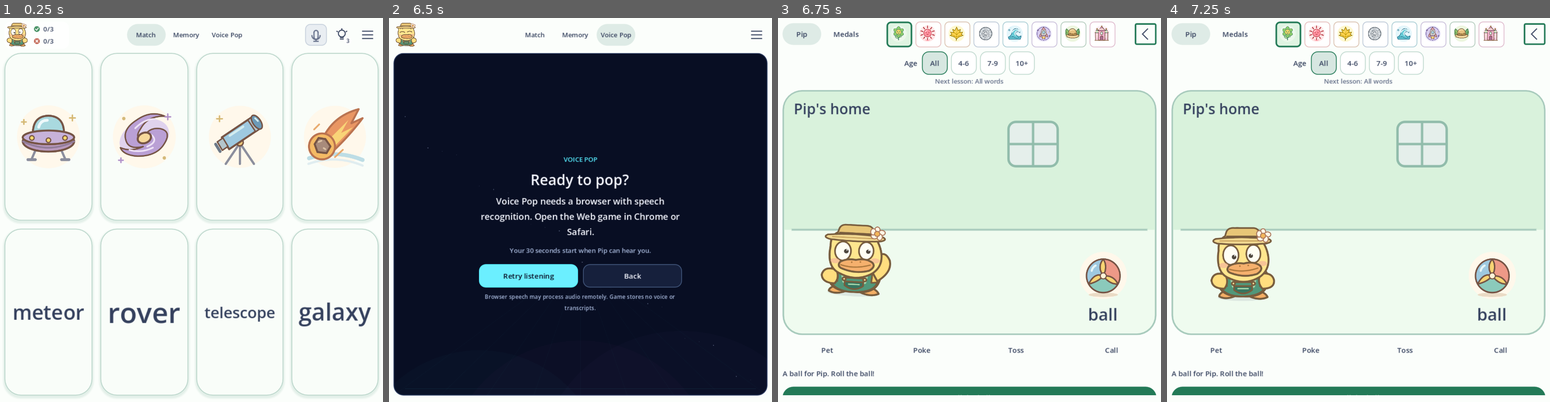
Above: before the commit, frames 1-4 (left to right).
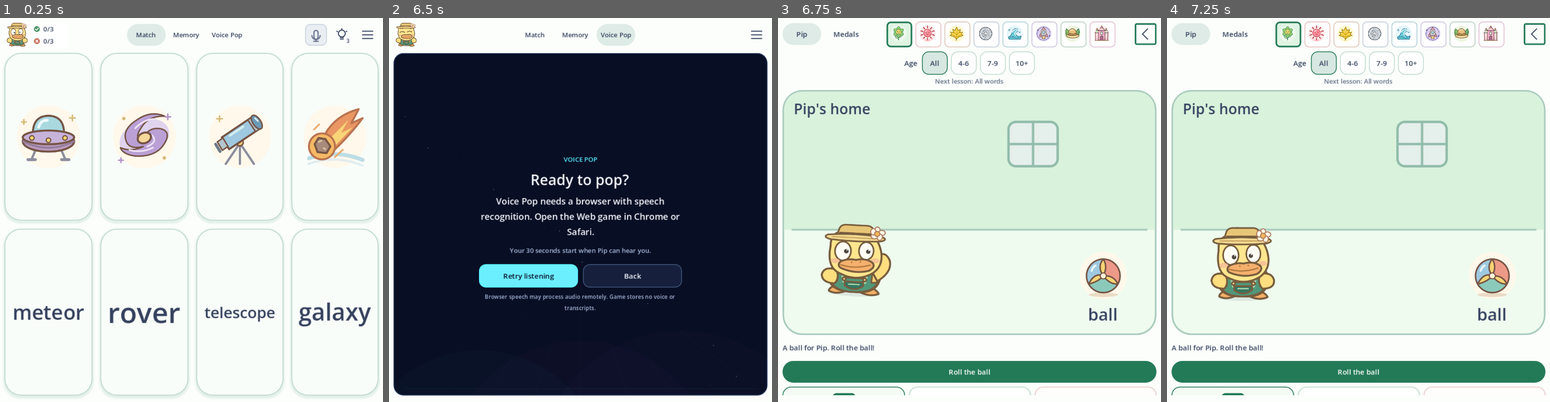
Above: after the commit, the same moments.

Repository: muji-wyh/tesisgame
Game: Godot game, scene res://scenes/main.tscn
Two runs of this game, one before a commit and one after it. Both use one fixed random seed, a clock stepped at 60 frames per second and the inputs below. Sound files missing from this copy of the repository are replaced by a short silence.
Inputs (mouse positions are in pixels of both pictures, inside the frame that each line leads up to):
- Up to frame 1 (0.25 s): no input
- Up to frame 2 (6.5 s): click "Match" at 0.5 s; click "Memory" at 1.25 s; click "Voice Pop" at 2 s; click (404, 33) at 2.75 s; click (404, 33) at 3.5 s; click "Retry listening" at 4.25 s; click "Retry listening" at 5 s; click "Retry listening" at 5.75 s
- Up to frame 3 (6.75 s): click (1145, 33) at 6.5 s
- Up to frame 4 (7.25 s): no input

Frames 1-2 are identical in both runs. In frame 3, 8.0% of the frame differs, in the area x 1-99%, y 85-99%; in frame 4, 8.0%.

Commit message:
Remove redundant Pip room action shortcuts

Diff:
--- a/scripts/playroom_view.gd
+++ b/scripts/playroom_view.gd
@@ -209,7 +209,6 @@
 var goal_label: Label
 var interaction_allowed: Callable
 var playground: Playground
-var pip_buttons: Array[Button] = []
 
 var _state: RefCounted
 var _counts: Dictionary = {}
@@ -297,21 +296,6 @@
 	playground.interaction_started.connect(_direct_play_started)
 	playground.interaction.connect(_direct_play_feedback)
 	playground.toy_tapped.connect(_play_toy)
-	var pip_actions := HBoxContainer.new()
-	pip_actions.add_theme_constant_override("separation", 6)
-	add_child(pip_actions)
-	for entry in [["Pet", playground.pet], ["Poke", playground.poke], ["Toss", playground.toss_to_pip], ["Call", playground.call_pip]]:
-		var button := Button.new()
-		button.name = "Pip" + entry[0]
-		button.text = entry[0]
-		button.size_flags_horizontal = Control.SIZE_EXPAND_FILL
-		Style.quiet_button(button, Style.GOOD)
-		button.custom_minimum_size = Vector2(66, 66)
-		button.add_theme_font_size_override("font_size", 18)
-		button.pressed.connect(entry[1])
-		_name_control(button, entry[0] + (" the toy to Pip" if entry[0] == "Toss" else " Pip"))
-		pip_actions.add_child(button)
-		pip_buttons.append(button)
 	caption = Style.label("Choose a toy, then play with Pip!", 18)
 	caption.autowrap_mode = TextServer.AUTOWRAP_WORD_SMART
 	caption.custom_minimum_size.y = 50
@@ -349,10 +333,6 @@
 		_build_items()
 	Style.primary_button(action_button, palette.accent)
 	Style.square_icon_button(goal_button, palette.accent)
-	for button in pip_buttons:
-		Style.quiet_button(button, palette.accent)
-		button.custom_minimum_size = Vector2(66, 66)
-		button.add_theme_font_size_override("font_size", 18)
 	_refresh_items()
 	_refresh_room()
 	_fit_controls()
@@ -369,7 +349,7 @@
 	_item_grid.columns = 3 if size.x * scale >= 720 else 2
 	_item_grid.add_theme_constant_override("h_separation", gap)
 	_item_grid.add_theme_constant_override("v_separation", gap)
-	for button in [action_button, goal_button] + pip_buttons:
+	for button in [action_button, goal_button]:
 		button.custom_minimum_size = Vector2(44, 44) / scale
 		button.add_theme_font_size_override("font_size", ceili(14 / scale))
 	caption.custom_minimum_size.y = 36 / scale
@@ -468,8 +448,6 @@
 	toy_button.disabled = _preview_locked
 	toy_button.focus_mode = Control.FOCUS_NONE if _preview_locked else Control.FOCUS_ALL
 	playground.configure(_toy.word_id, _preview_locked, _reduced_motion, _room.palette.get("accent", Style.GOOD))
-	pip_buttons[2].disabled = _preview_locked
-	pip_buttons[2].focus_mode = Control.FOCUS_NONE if _preview_locked else Control.FOCUS_ALL
 	_refresh_action_control()
 	if _preview_locked:
 		caption.text = "Preview: %s." % _toy.word_id
@@ -696,7 +674,7 @@
 func controls() -> Array[Control]:
 	var result: Array[Control] = []
 	# The host wires focus and scrolling once, including currently hidden choices.
-	for button in [toy_button, action_button, goal_button] + pip_buttons + item_buttons.values():
+	for button in [toy_button, action_button, goal_button] + item_buttons.values():
 		if button != null:
 			result.append(button)
 	return result
--- a/tests/godot/pip_playground_tests.gd
+++ b/tests/godot/pip_playground_tests.gd
@@ -153,9 +153,9 @@
 		check(playground.duck_position.distance_to(target) < 1.0 and playground.motion_kind.is_empty(), "Pip reaches the " + distance + " target and stops without drifting")
 		_check_room_bounds(app, distance + " movement")
 	playground.call_pip()
-	check(not playground.motion_kind.is_empty(), "The accessible Call Pip action starts a real movement")
+	check(not playground.motion_kind.is_empty(), "The internal call_pip method starts a real movement")
 	await _advance(playground, 4.0)
-	_check_room_bounds(app, "Call Pip")
+	_check_room_bounds(app, "internal call movement")
 
 
 func _check_throwing(app, playground) -> void:
@@ -175,9 +175,9 @@
 	_check_room_bounds(app, "mouse throw")
 	before = interactions.size()
 	playground.toss_to_pip()
-	check(playground.flight_active, "The accessible Toss action also launches a real ball")
-	await _advance(playground, 8.0)
-	check(interactions.slice(before).count("catch") == 1 and app._room.caption.text.contains("Pip caught the ball!"), "An aimed accessible toss reaches Pip and reports one actual catch")
+	check(playground.flight_active, "The internal toss_to_pip method launches a real ball")
+	await _advance(playground, 8.0)
+	check(interactions.slice(before).count("catch") == 1 and app._room.caption.text.contains("Pip caught the ball!"), "An internally aimed toss reaches Pip and reports one actual catch")
 	check(playground.toy_phase == "idle", "Pip returns an aimed toss to the resting toy")
 	before = interactions.size()
 	toy_center = app._room.toy_button.get_global_rect().get_center()
@@ -217,7 +217,7 @@
 	playground.toss_to_pip()
 	var center: Vector2 = app._room.toy_button.get_global_rect().get_center()
 	await _drag(center, center - Vector2(70, 20))
-	check(not playground.flight_active and playground.toy_phase == "idle" and interactions.size() == before, "Neither the accessible action nor a real drag can throw a locked toy")
+	check(not playground.flight_active and playground.toy_phase == "idle" and interactions.size() == before, "Neither the internal toss method nor a real drag can throw a locked toy")
 	check(app.playroom_state.toy_id == "toy-ball", "Playing with a locked preview cannot equip it")
 	app._room.action_button.pressed.emit()
 	await _show_stage(app)
--- a/tests/godot/playroom_view_tests.gd
+++ b/tests/godot/playroom_view_tests.gd
@@ -83,14 +83,14 @@
 	view.item_buttons["toy-spring"].pressed.emit()
 	check(selections.is_empty(), "A locked preview cannot equip an item")
 	check(view.goal_button.tooltip_text.contains("Blossom") and view.goal_label.text.contains("0/3"), "A locked card names its exact medal requirement and current count")
-	check(not view.action_button.disabled and view.action_button.text == "Back to my room", "A locked preview offers an actionable return to the selected room")
+	check(not view.action_button.disabled and view.action_button.text == "Back to my room"
+		and view.action_button.focus_mode == Control.FOCUS_ALL, "A locked preview offers a keyboard-focusable return to the selected room")
 	check(view.goal_button.visible and view.goal_button.text.is_empty()
 		and view.goal_button.get_parent() == view.item_buttons["toy-spring"]
 		and view.goal_button.tooltip_text.begins_with("Start adventure"), "A locked card contains its own adventure action")
 	view.goal_button.pressed.emit()
 	check(goals == ["toy-spring"] and state.toy_id == "toy-ball", "The gift request identifies the preview without equipping it")
 	check(view.toy_button.disabled and view.toy_button.focus_mode == Control.FOCUS_NONE, "The locked toy stays unplayable and cannot steal return focus")
-	check(view.pip_buttons[2].disabled and view.pip_buttons[2].focus_mode == Control.FOCUS_NONE, "Locked preview Toss cannot take keyboard focus from its return action")
 	check(previews.size() == 1 and previews[0] == view.item_buttons["toy-spring"].tooltip_text,
 		"Opening a locked toy announces the requirement shown on its card")
 	view.toy_button.pressed.emit()
@@ -109,8 +109,10 @@
 	check(view.caption.text == caption_before, "A hidden preview rejects synthetic return input")
 	view.show()
 	view.action_button.pressed.emit()
-	check(view.action_button.text == "Roll the ball" and not view.toy_button.disabled and view.toy_button.focus_mode == Control.FOCUS_ALL, "Back to my room restores the selected toy and its normal controls")
-	check(view.pip_buttons.all(func(button: Button) -> bool: return not button.disabled and button.focus_mode == Control.FOCUS_ALL), "Back to my room restores all four Pip shortcut actions and their keyboard focus")
+	check(view.action_button.text == "Roll the ball" and not view.action_button.disabled
+		and view.action_button.focus_mode == Control.FOCUS_ALL
+		and not view.toy_button.disabled and view.toy_button.focus_mode == Control.FOCUS_ALL,
+		"Back to my room restores the selected toy and main action with keyboard focus")
 	check(previews.size() == 2 and previews.back() == view.caption.text, "Closing the preview announces the restored room")
 	check(words.size() == 1 and actions.size() == 1 and selections.is_empty() and state.toy_id == "toy-ball", "Preview return never equips, plays or persists the locked toy")
 	caption_before = view.caption.text
@@ -229,10 +231,10 @@
 	view.action_button.pressed.emit()
 	view.hide()
 	check(not view.is_processing(), "Closing the room stops animation immediately")
-	check(view.controls().size() == state.toys().size() + 7 and view.controls().has(view.goal_button)
+	check(view.controls().size() == state.toys().size() + 3 and view.controls().has(view.goal_button)
 		and view.controls().has(view.toy_button) and view.controls().has(view.action_button)
-		and view.pip_buttons.size() == 4 and view.pip_buttons.all(func(button: Button) -> bool: return view.controls().has(button)),
-		"A hidden room exposes every remaining Pip, goal and toy control for host focus and scrolling wiring")
+		and view.item_buttons.values().all(func(button: Button) -> bool: return view.controls().has(button)),
+		"A hidden room exposes the toy, main action, goal and all toy choices for host focus and scrolling wiring")
 	view.show()
 	view.configure(state, counts, data.theme("spring"), true)
 	await process_frame
@@ -240,10 +242,7 @@
 	for control in view.controls():
 		if not control.is_visible_in_tree():
 			continue
-		if view.pip_buttons.has(control):
-			check(control.size.x >= 44 and control.size.y >= 44, "Pip shortcut buttons retain at least 44 by 44 touch targets")
-		else:
-			check(control.size.x >= 64 and control.size.y >= 64, "Existing room controls retain their generous 64 by 64 touch targets")
+		check(control.size.x >= 64 and control.size.y >= 64, "Room controls retain their generous 64 by 64 touch targets")
 		check(control.get_global_rect().position.x >= view.global_position.x - 1 and control.get_global_rect().end.x <= view.global_position.x + view.size.x + 1, "Room controls fit a narrow phone column")
 	view.queue_free()
 	await process_frame
Not shown, changed: README.md
Not shown, added: docs/qa/2026-09-20-remove-pip-shortcuts.md
Not shown, changed: tests/browser/collection-scroll.spec.cjs
Not shown, changed: tests/browser/game-ui.cjs
Not shown, changed: tests/browser/pip-playground.spec.cjs
